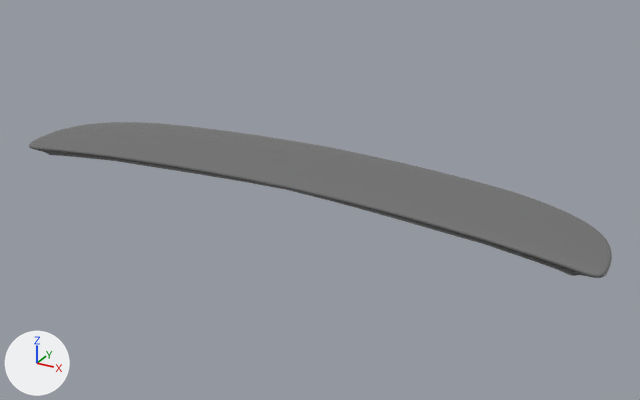
The glTF model content/cars/nissan_rs13/spoiler_oem.glb, before and after one commit.
Both versions are drawn from a 50 mm lens placed at (0.81, 0.722, 1.379), pointed at (0.042, 2.119, 0.68). The lights are fixed; the arrows at lower left show +X, +Y and +Z. Where no turn or scale is listed for an object, it has been applied to the vertices.

The scene before the commit, as lines of its bpy script (objects in view):
```python
mat_paint = bpy.data.materials.new('paint')
mat_paint.use_nodes = True; mat_paint.node_tree.nodes.clear()
_N = mat_paint.node_tree.nodes; _L = mat_paint.node_tree.links
n0 = _N.new('ShaderNodeBsdfPrincipled'); n0.name = 'Principled BSDF'
n0.inputs[1].default_value = 0.6  # 'Metallic'
n0.inputs[2].default_value = 0.0  # 'Roughness'
n1 = _N.new('ShaderNodeOutputMaterial'); n1.name = 'Material Output'
n2 = _N.new('ShaderNodeMix'); n2.name = 'Mix'
n2.data_type = 'RGBA'
n2.blend_type = 'MULTIPLY'
n2.inputs[0].default_value = 1.0  # 'Factor'
n2.inputs[7].default_value = (0.256, 0.256, 0.256, 1.0)  # 'B', grey #8a8a8a
n3 = _N.new('ShaderNodeVertexColor'); n3.name = 'Color Attribute'
_L.new(n0.outputs[0], n1.inputs[0])  # 'BSDF' to 'Surface'
_L.new(n2.outputs[2], n0.inputs[0])  # 'Result' to 'Base Color'
_L.new(n3.outputs[0], n2.inputs[6])  # 'Color' to 'A'
me_spoiler_oem = bpy.data.meshes.new('spoiler_oem')
me_spoiler_oem.from_pydata(...)  # 762 vertices, 1462 faces; spans x -0.612..0.612, y 1.994..2.242, z 0.7..0.748
me_spoiler_oem.materials.append(mat_paint)
ob_spoiler = bpy.data.objects.new('spoiler', me_spoiler_oem)
ob_spoiler.location = (0.0, 0.0, 0.0)
```
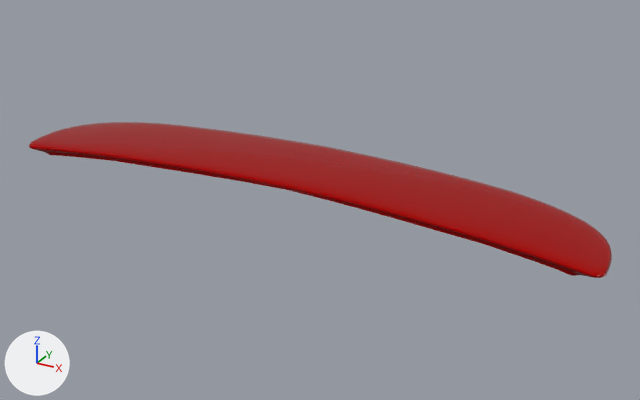
Edits to the scene script, one JSON object a line:
```json
{"block": "mat_paint", "where": "n2 = _N.new('ShaderNodeMix'); n2.name = 'Mix'"}
{"op": "set", "path": "n2.inputs[7].default_value", "old": "(0.256, 0.256, 0.256, 1.0)", "new": "(0.503, 0.0, 0.0, 1.0)", "note": "'B', grey #8a8a8a -> 'B', red #bc0000"}
```

Location of each change, [x1, y1, x2, y2] in pixels of the pictures (640 x 400 px):
```json
{"object": "spoiler", "change": "surface changed", "before": [29, 122, 612, 278], "after": [29, 122, 612, 278], "on screen": "grey to red"}
```
